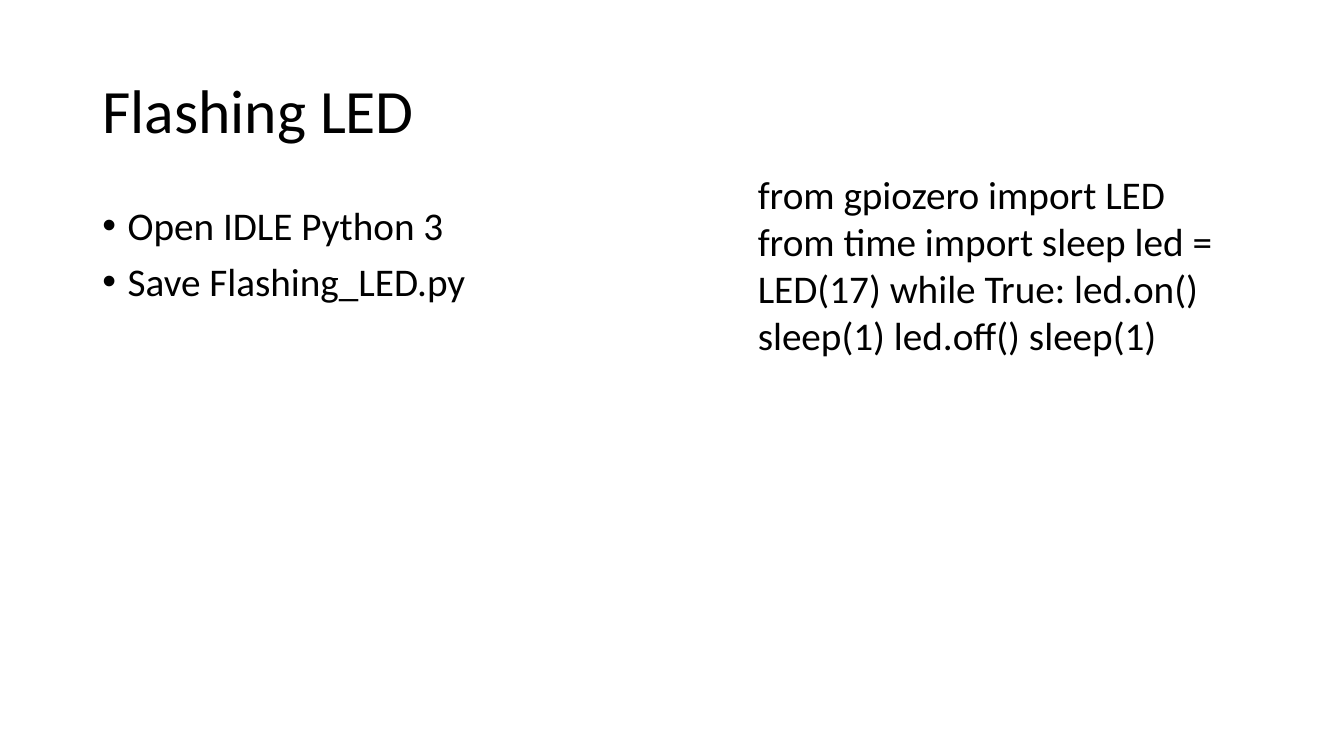
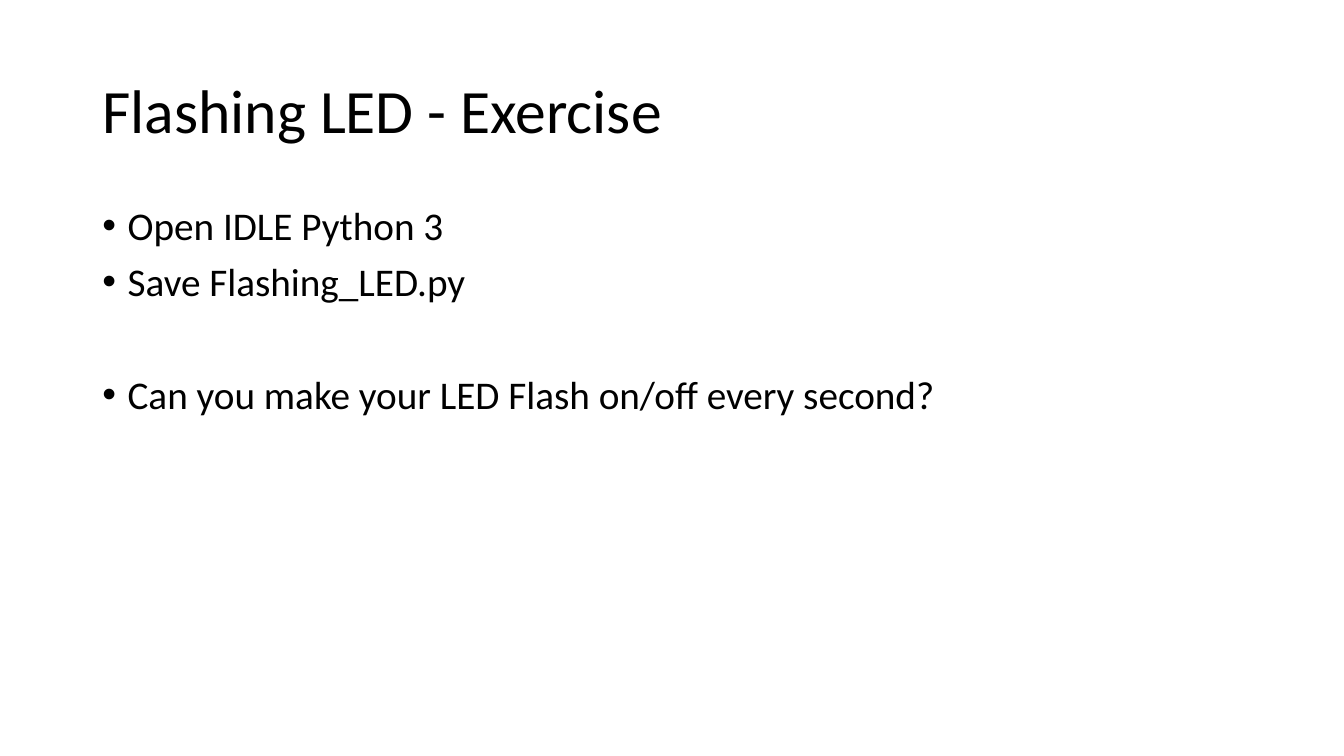
Before and after one commit to mluckenbill/philly-code-camp-2017-1, a slide deck: slide 24 of Philadelphia Code Camp.pptx. Drawn at 1344x756 pixels with LibreOffice and Linux fonts; fonts in the diff are those of the drawing. Boxes give left, top, right and bottom in pixels: in the first picture for what was removed or moved away, otherwise in the second. Text is boxed around its words. In the diff, an @@ line names an element or a change of style, - is before the commit and + after.

Commit message:
updated flashing

```diff
--- a/Philadelphia Code Camp.pptx
+++ b/Philadelphia Code Camp.pptx
@@ title at (x1=102, y1=90, x2=662, y2=144): text changed @@
-Flashing LED
+Flashing LED - Exercise
@@ text removed at (x1=758, y1=182, x2=1198, y2=357) @@
-from gpiozero import LED from time import sleep led = LED(17) while True: led.on() sleep(1) led.off() sleep(1)
@@ text at (x1=128, y1=381, x2=934, y2=416): paragraph added @@
+• Can you make your LED Flash on/off every second?
```
Also in this commit, not shown: 3 other slides changed, 9 slides added, 4 slides removed, 1 other file.
